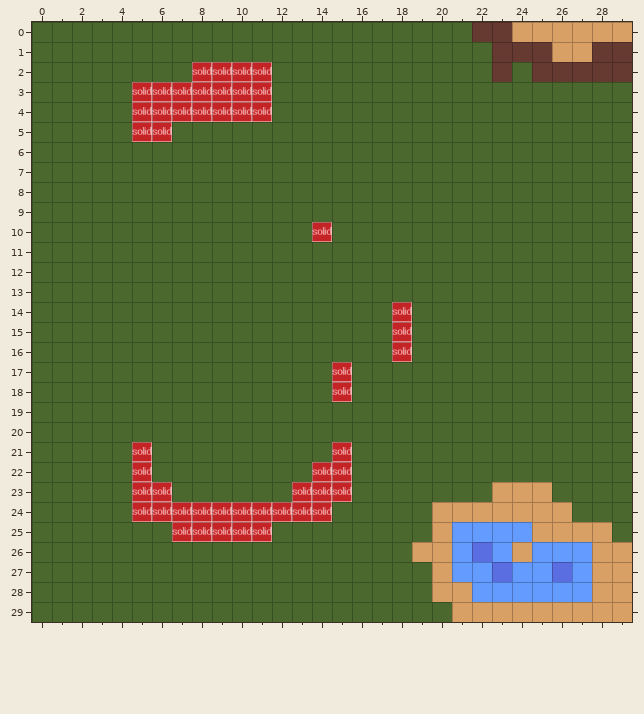
A Tiled map gets an edit: data/battlegrounds/test/map.tmx. That is the earlier state.
Cells are 64x64 px. Shown: x 0..29, y 0..29.
New version:
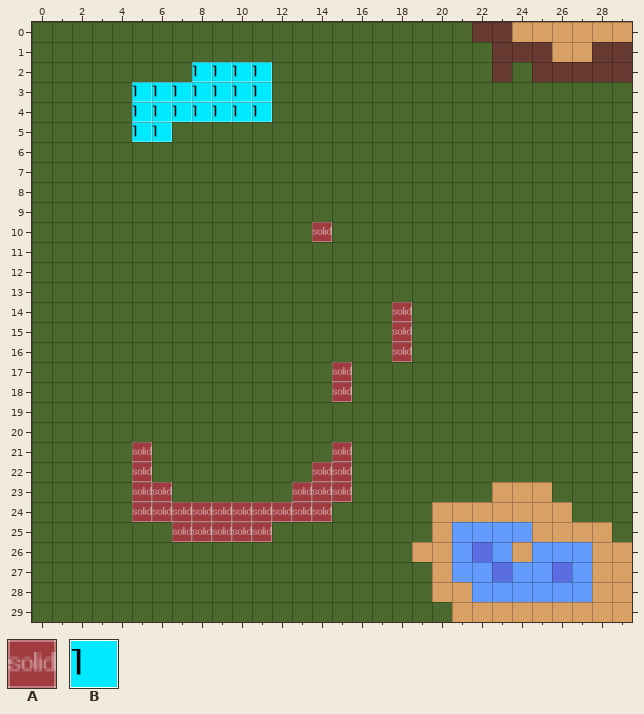
Key: from "placeholder-tiles": A 1, B 10.
_ is an empty cell, . an unchanged one.
See-through tiles are keyed as they look on the map.
The edit:
--- layer "Map"
@@ x 5..11 @@
- 2 ...AAAA
- 3 AAAAAAA
- 4 AAAAAAA
- 5 AA.....
+ 2 ...BBBB
+ 3 BBBBBBB
+ 4 BBBBBBB
+ 5 BB.....
--- layer "PathMap" (now hidden)
@@ x 5..11 @@
- 2 ...AAAA
- 3 AAAAAAA
- 4 AAAAAAA
- 5 AA.....
+ 2 ...____
+ 3 _______
+ 4 _______
+ 5 __.....
@@ x 14..14 @@
-10 A
+10 _
@@ x 15..18 @@
-14 ...A
-15 ...A
-16 ...A
-17 A...
-18 A...
+14 ..._
+15 ..._
+16 ..._
+17 _...
+18 _...
@@ x 5..15 @@
-21 A.........A
-22 A........AA
-23 AA......AAA
-24 AAAAAAAAAA.
-25 ..AAAAA....
+21 _........._
+22 _........__
+23 __......___
+24 __________.
+25 .._____....
Changed places in both pictures, as pixel boxes (x1, y1, x2, y2):
changed: (132, 62, 272, 142)
removed: (312, 222, 332, 242)
removed: (392, 302, 412, 362)
removed: (332, 362, 352, 402)
removed: (132, 442, 352, 542)
